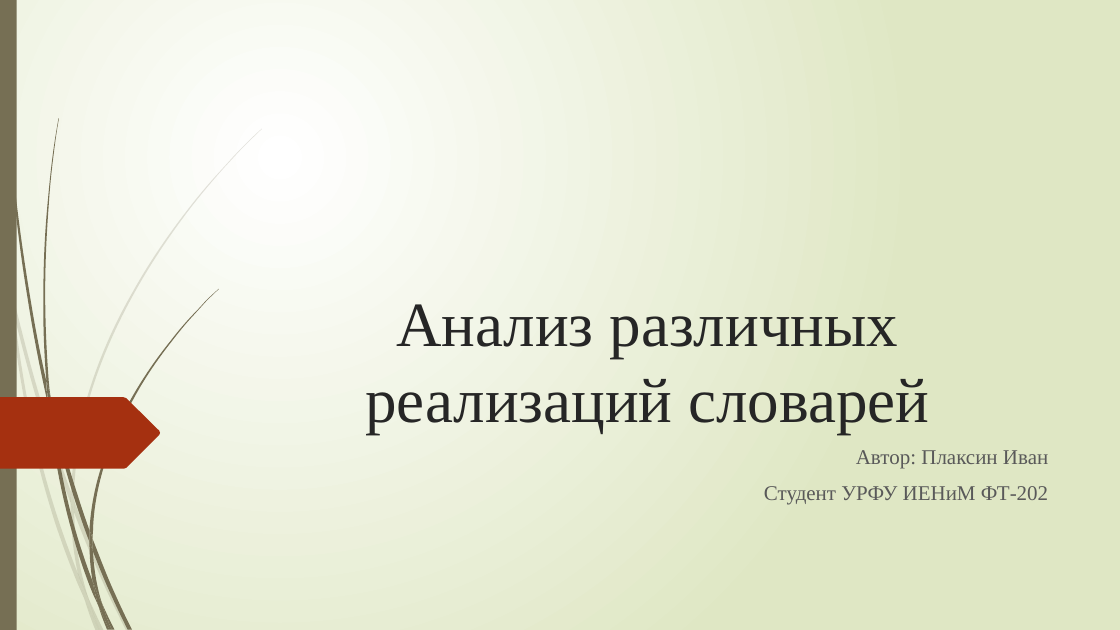
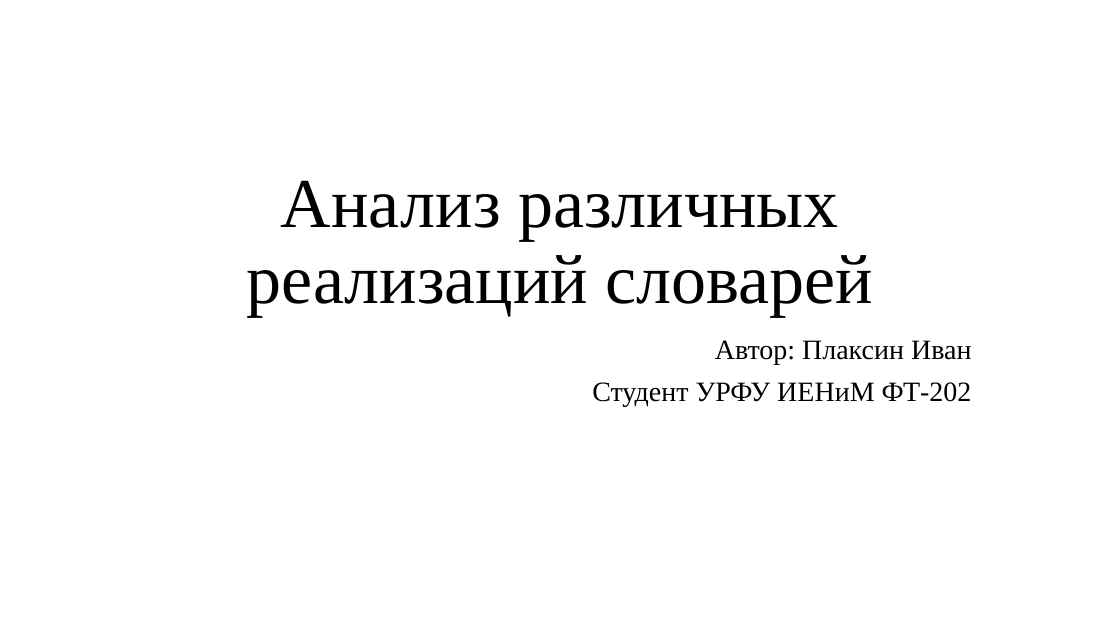
Before and after one commit to ZenoReT/Dictionaries, a slide deck: slide 1 of отчет.pptx. Drawn at 1120x630 pixels with LibreOffice and Linux fonts; fonts in the diff are those of the drawing. Boxes give left, top, right and bottom in pixels: in the first picture for what was removed or moved away, otherwise in the second. Text is boxed around its words. In the diff, an @@ line names an element or a change of style, - is before the commit and + after.

```diff
--- a/отчет.pptx
+++ b/отчет.pptx
@@ background gradient #FFFFFF to #DFE8C4 to #FFFFFF @@
@@ rectangle removed at (0,0,17,630) @@
@@ title "Анализ различных реализаций словарей": place and size @@
-title "Анализ различных реализаций словарей" at (365,304,929,434)
+title "Анализ различных реализаций словарей" at (246,180,874,317)
@@ title "Анализ различных реализаций словарей" at (246,180,874,317): size 54 to 60 pt, text colour #262626 to #000000; line spacing 1 to 0.9 @@
@@ subtitle "Автор: Плаксин Иван": place and size @@
-subtitle "Автор: Плаксин Иван" at (764,450,1048,505)
+subtitle "Автор: Плаксин Иван" at (592,340,972,406)
@@ subtitle "Автор: Плаксин Иван" at (592,340,972,406): size 18 to 24 pt, text colour #595959 to #000000; line spacing 1 to 0.9 @@
@@ freeform shape removed at (0,397,160,469) @@
@@ group removed at (0,129,262,630): 10 freeform shapes @@
@@ group removed at (3,0,218,630): 12 freeform shapes @@
```
Also in this commit, not shown: 12 other slides changed, 3 slides added, 13 other files.
